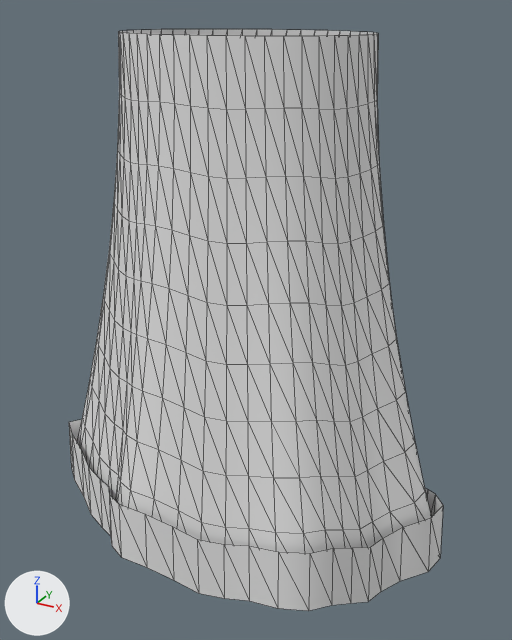
Renders of the glTF model assets/models/creator/outfits/Female_Mage_Robe.gltf from each side of a commit.
Rendered twice from a camera (50 mm lens) standing at (0.512, -0.876, 1.059) and looking at (0.017, 0.024, 0.609). Arrows for +X, +Y and +Z are at lower left; the lights stay in place. The picture after the commit comes second. Mesh edges are drawn as thin lines.

The scene before the commit, as lines of its bpy script (objects in view):
```python
me_female_mage_robe = bpy.data.meshes.new('Female_Mage_Robe')
me_female_mage_robe.from_pydata(...)  # 576 vertices, 960 faces; spans x -0.322..0.347, y -0.217..0.261, z 0.189..1.03
ob_female_mage_robe = bpy.data.objects.new('Female_Mage_Robe', me_female_mage_robe)
ob_female_mage_robe.location = (0.0, 0.0, 0.0)
```
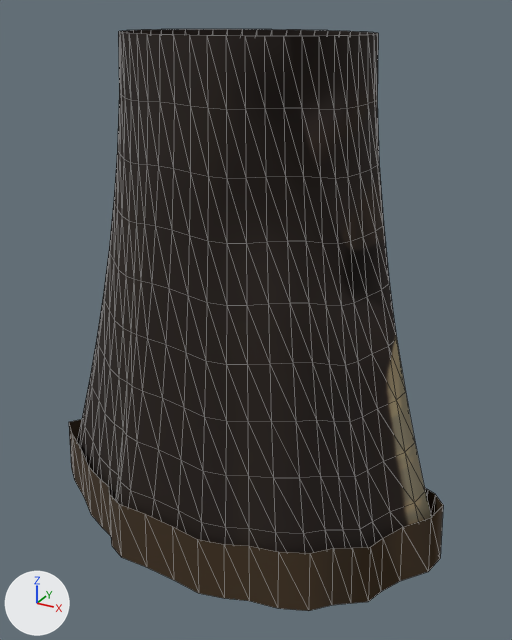
Location of each change, [x1, y1, x2, y2] in pixels of the pictures (512 x 640 px):
'Female_Mage_Robe', recoloured (white to black)
    both: [69, 29, 443, 611]

What changed in the scene script:
```text
Add img_t_peasant_basecolor:
    img_t_peasant_basecolor = load_image('T_Peasant_BaseColor', 'T_Peasant_BaseColor.png', 4096, 4096, 'sRGB')
Add img_t_peasant_normal:
    img_t_peasant_normal = load_image('T_Peasant_Normal', 'T_Peasant_Normal.png', 4096, 4096, 'Non-Color')
Add img_t_peasant_orm:
    img_t_peasant_orm = load_image('T_Peasant_ORM', 'T_Peasant_ORM.png', 4096, 4096, 'Non-Color')
Add mat_mi_peasant:
    mat_mi_peasant = bpy.data.materials.new('MI_Peasant')
    # uses the picture img_t_peasant_basecolor
    # uses the picture img_t_peasant_normal
    # uses the picture img_t_peasant_orm
Change me_female_mage_robe:
    where me_female_mage_robe.from_pydata(...)  # 576 vertices, 960 faces; spans x -0.322..0.347, y -0.217..0.261, z 0.189..1.03
    add me_female_mage_robe.materials.append(mat_mi_peasant)
```
